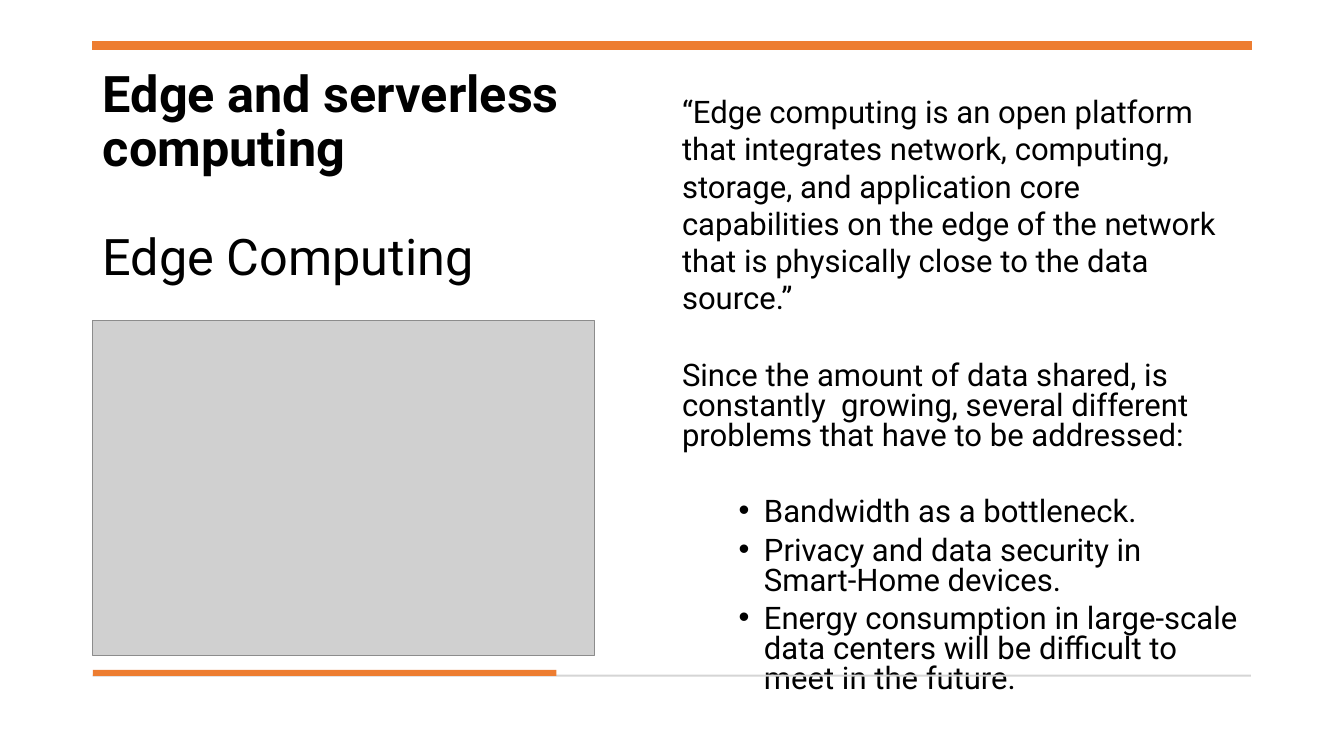
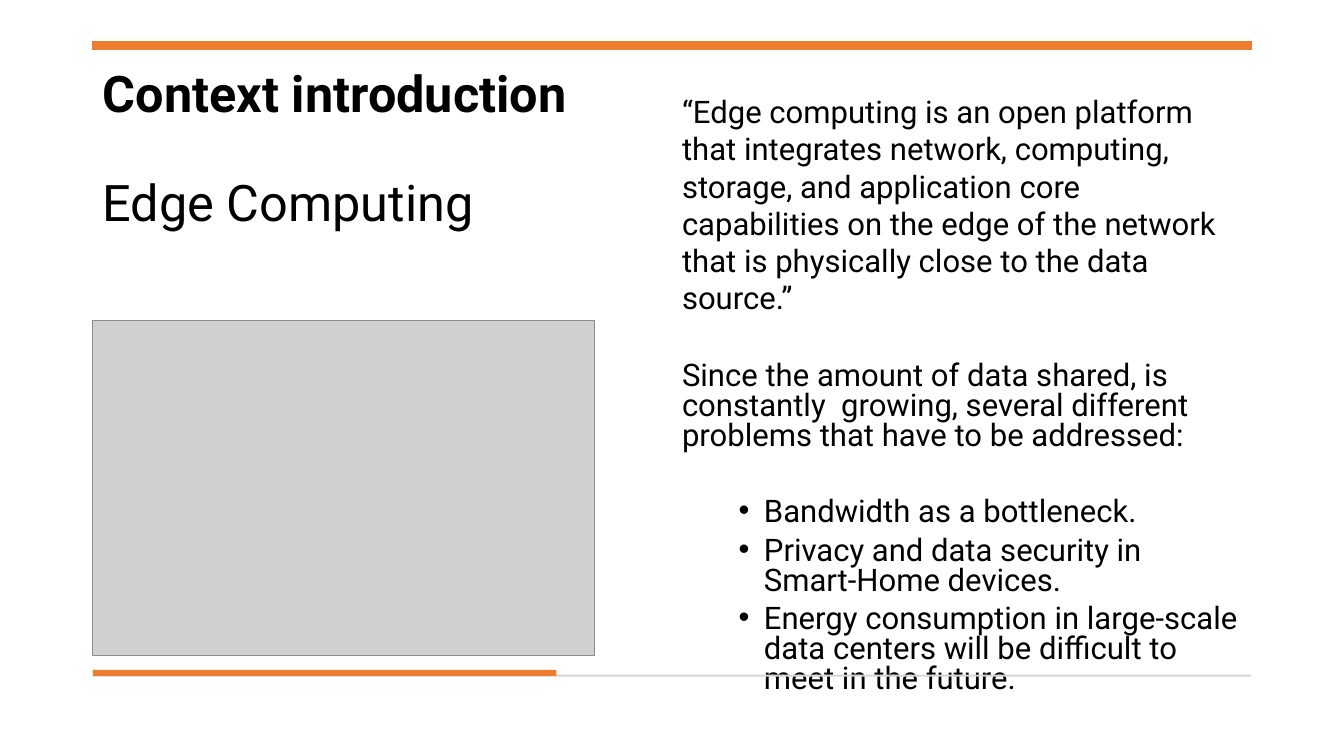
Before and after one commit to OscarPindaro/partition, a slide deck: slide 3 of PAPS.pptx. Drawn at 1344x756 pixels with LibreOffice and Linux fonts; fonts in the diff are those of the drawing; grey boxes stand for pictures. Boxes give left, top, right and bottom in pixels: in the first picture for what was removed or moved away, otherwise in the second. Text is boxed around its words. In the diff, an @@ line names an element or a change of style, - is before the commit and + after.

```diff
--- a/PAPS.pptx
+++ b/PAPS.pptx
@@ title at bbox=[103, 74, 566, 232]: text changed @@
-Edge and serverless computing
-Edge Computing
+Context introduction
+Edge Computing
```
Also in this commit, not shown: 5 other slides changed, 1 slide added, 1 other file.
